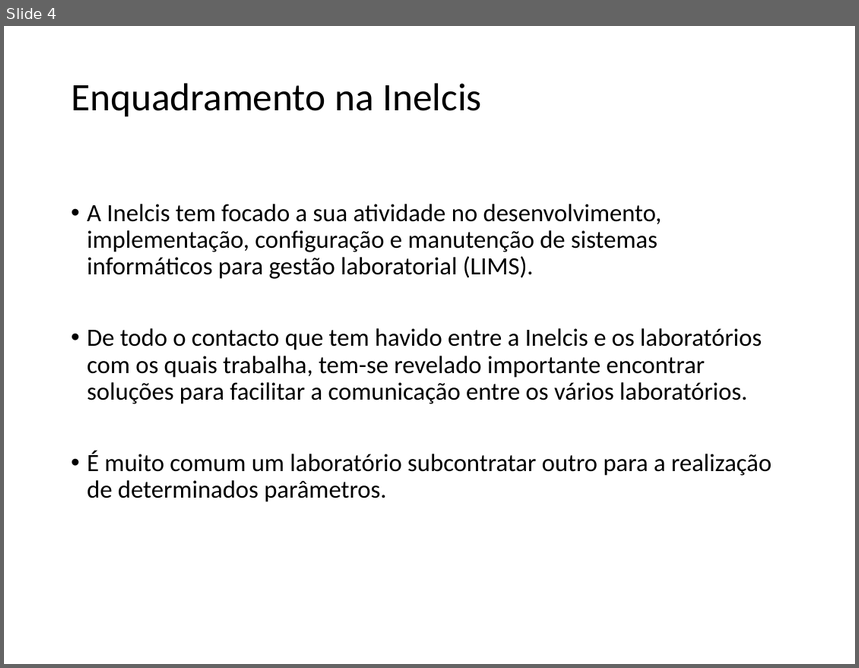
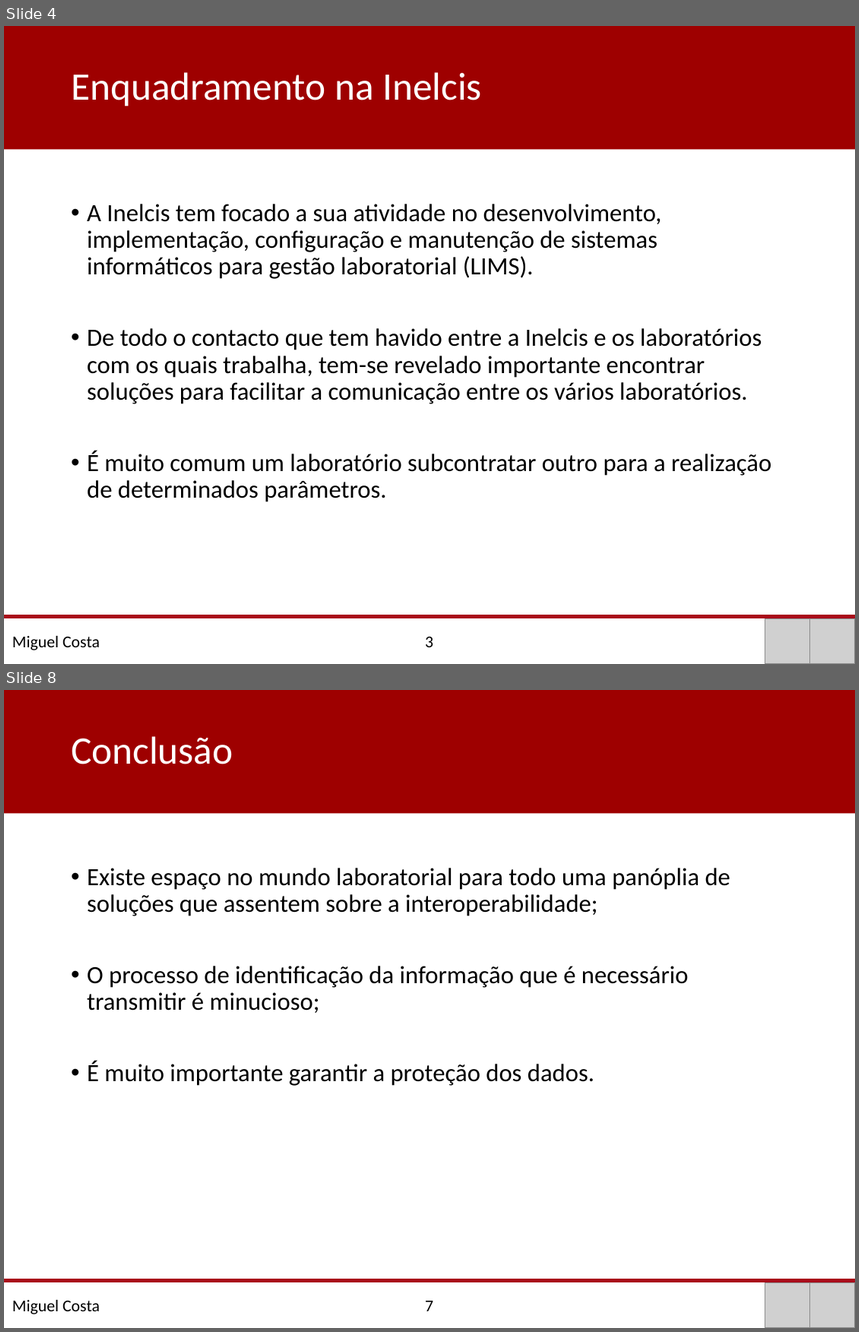
Before and after one commit to MiguelCosta/msc-thesis, a slide deck: doc/Pré-Tese/Apresentação/Pré-Tese.pptx. Shown one above the other, each under a label of ours: slide 4 before the commit, slides 4 and 8 after it; the slides between them are not shown. The pictures are 859x668 and 859x1332 pixels, drawn with LibreOffice and Linux fonts; fonts in the diff are those of the drawing; grey boxes stand for pictures. Boxes give left, top, right and bottom in pixels: in the first picture for what was removed or moved away, otherwise in the second. Text is boxed around its words. In the diff, an @@ line names an element or a change of style, - is before the commit and + after.

```diff
--- a/doc/Pré-Tese/Apresentação/Pré-Tese.pptx
+++ b/doc/Pré-Tese/Apresentação/Pré-Tese.pptx
@@ slide 8 added at [4, 690, 855, 1328], background #FFFFFF @@
@@ rectangle added at [4, 690, 855, 813], fill #9E0000, 33 pt, text #FFFFFF @@
+Conclusão
@@ text added at [87, 868, 731, 1086], 21 pt, text #000000 @@
+• Existe espaço no mundo laboratorial para todo uma panóplia de soluções que assentem sobre a interoperabilidade;
+• O processo de identificação da informação que é necessário transmitir é minucioso;
+• É muito importante garantir a proteção dos dados.
@@ line added from (4, 1281) to (855, 1281), #A90B1A 2.75 pt @@
@@ text added at [12, 1300, 433, 1315], 14 pt, text #000000 @@
+Miguel Costa 7
@@ picture added at [765, 1284, 810, 1328] @@
@@ picture added at [810, 1284, 855, 1328] @@
@@ slide 4 changed as well @@
@@ rectangle "Enquadramento na Inelcis": place and size @@
-rectangle "Enquadramento na Inelcis" at [71, 83, 482, 117]
+rectangle "Enquadramento na Inelcis" at [4, 26, 855, 149]
@@ rectangle "Enquadramento na Inelcis" at [4, 26, 855, 149]: text colour #000000 to #FFFFFF; fill none to #9E0000 @@
@@ line added from (4, 617) to (855, 617), #A90B1A 2.75 pt @@
@@ text added at [12, 636, 433, 651], 14 pt, text #000000 @@
+Miguel Costa 3
@@ picture added at [765, 620, 810, 664] @@
@@ picture added at [810, 620, 855, 664] @@
```
Also in this commit, not shown: 7 other slides changed, 1 slide removed.
